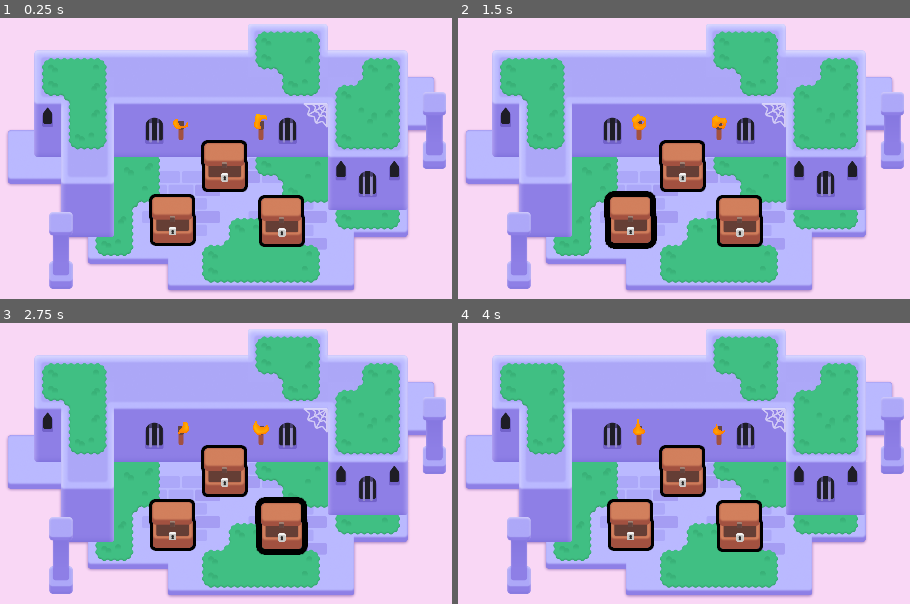
Above: before the commit, frames 1-4 (two rows, left to right).
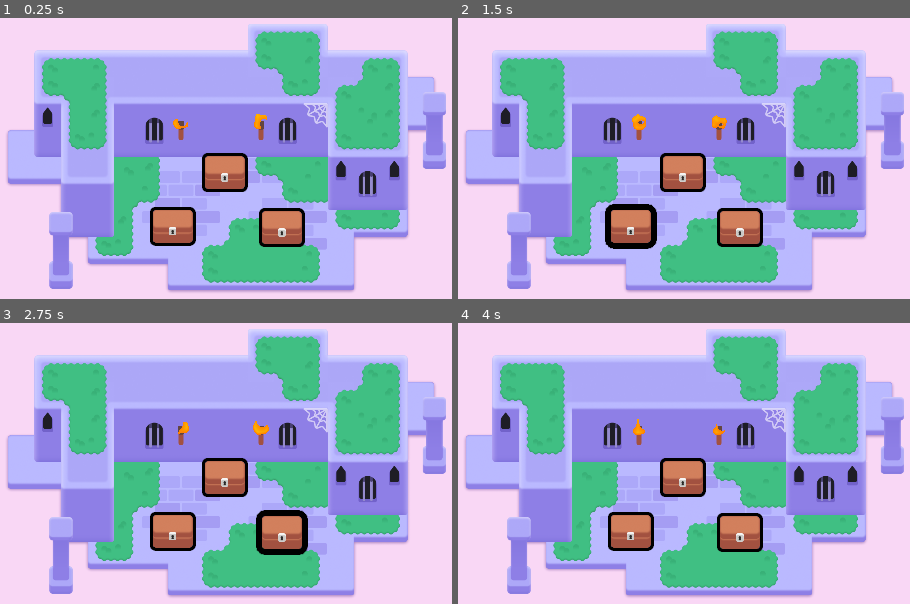
Above: after the commit, the same moments.

Repository: Sam7643/2d-GameDev-Courses
Game: Godot game, scene res://lessons/mini_dungeon.tscn
The game is run twice, just before and just after one commit, with the same random seed, the same clock (stepped at 60 frames per second) and the same inputs.
Inputs (mouse positions are in pixels of both pictures, inside the frame that each line leads up to):
- Up to frame 1 (0.25 s): no input
- Up to frame 2 (1.5 s): tap Enter at 0.5 s; move the mouse to (684, 172) at 0.52 s; press the mouse at (684, 172) at 0.53 s; hold D (move_right) 0.53-1.28 s; tap Space at 0.77 s; move the mouse to (629, 225) at 1.27 s; release the mouse at (629, 225) at 1.28 s; hold S (move_down) from 1.28 s (still down); right-click (629, 225) at 1.35 s; click (629, 225) at 1.42 s
- Up to frame 3 (2.75 s): tap Space at 1.52 s; move the mouse to (280, 533) at 2.02 s; release S (move_down) at 2.03 s; hold D (move_right) from 2.03 s (still down); tap Z at 2.1 s; click (280, 533) at 2.17 s
- Up to frame 4 (4 s): move the mouse to (638, 570) at 2.77 s; release D (move_right) at 2.78 s; hold W (move_up) 2.78-3.53 s; click (638, 570) at 2.85 s; tap Space at 3.02, 3.77 s; move the mouse to (outside the picture) at 3.52 s; hold A (move_left) from 3.53 s (still down); hold Right mouse button (right_click) from 3.53 s (still down)

The runs differ from the first frame. In frame 1, 3.2% of the frame differs, in the area x 32-68%, y 43-77%; in frame 2, 3.4%; in frame 3, 3.4%; in frame 4, 3.2%.

Commit message:
M6 L4. fixes

Diff:
--- a/M06.looting_workbook/chest.tscn
+++ b/M06.looting_workbook/chest.tscn
@@ -16,7 +16,7 @@
 shader_parameter/line_thickness = 5.0
 shader_parameter/viewport_scale = Vector2(1, 1)
 
-[sub_resource type="Animation" id="Animation_t0fgf"]
+[sub_resource type="Animation" id="Animation_2v461"]
 resource_name = "open"
 tracks/0/type = "value"
 tracks/0/imported = false
@@ -28,10 +28,10 @@
 "times": PackedFloat32Array(0, 0.1, 0.2),
 "transitions": PackedFloat32Array(1, 1, 1),
 "update": 0,
-"values": [Vector2(1, -9), Vector2(62, -63), Vector2(113, 75)]
+"values": [Vector2(1, -9), Vector2(117, -65), Vector2(127, 74)]
 }
 
-[sub_resource type="Animation" id="Animation_qqbvy"]
+[sub_resource type="Animation" id="Animation_7ncc2"]
 length = 0.001
 tracks/0/type = "value"
 tracks/0/imported = false
@@ -43,13 +43,13 @@
 "times": PackedFloat32Array(0),
 "transitions": PackedFloat32Array(1),
 "update": 0,
-"values": [Vector2(2.08165e-12, -40)]
+"values": [Vector2(1, -9)]
 }
 
-[sub_resource type="AnimationLibrary" id="AnimationLibrary_rgpti"]
+[sub_resource type="AnimationLibrary" id="AnimationLibrary_0x0lj"]
 _data = {
-"RESET": SubResource("Animation_qqbvy"),
-"open": SubResource("Animation_t0fgf")
+"RESET": SubResource("Animation_7ncc2"),
+"open": SubResource("Animation_2v461")
 }
 
 [node name="Chest" type="Area2D"]
@@ -68,7 +68,7 @@
 texture = ExtResource("1_dx0lc")
 
 [node name="Top" type="Sprite2D" parent="CanvasGroup"]
-position = Vector2(2.08165e-12, -40)
+position = Vector2(1, -9)
 texture = ExtResource("2_gyljb")
 
 [node name="Lock" type="Sprite2D" parent="CanvasGroup"]
Not shown: 1 places in M06.looting_workbook/chest.tscn that only renumber resources
